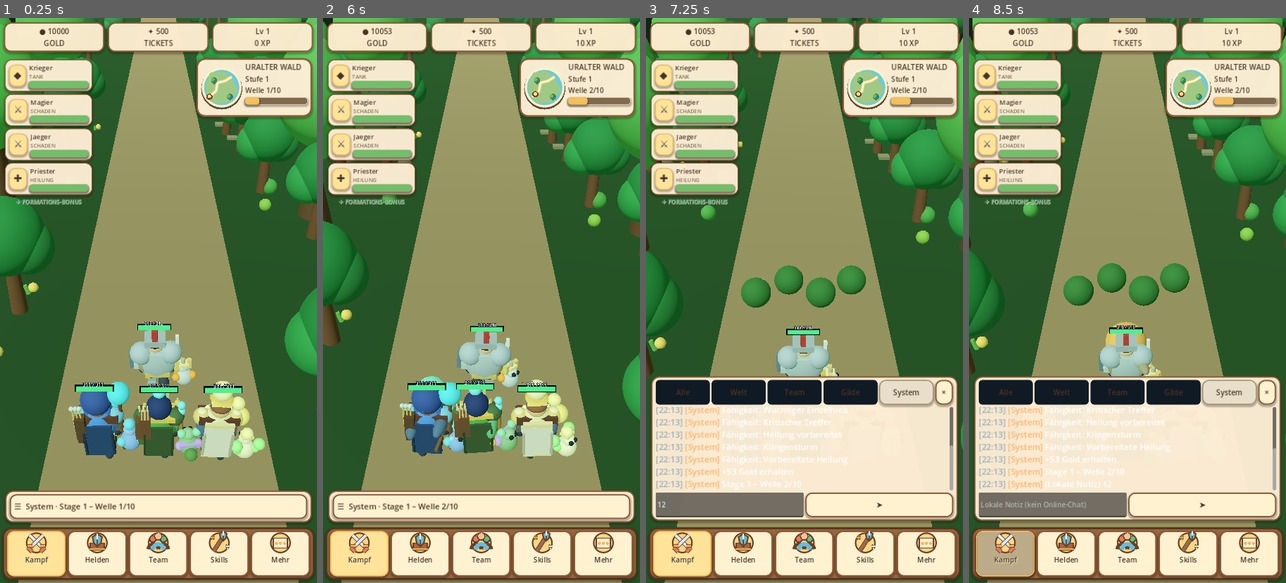
Above: before the commit, frames 1-4 (left to right).
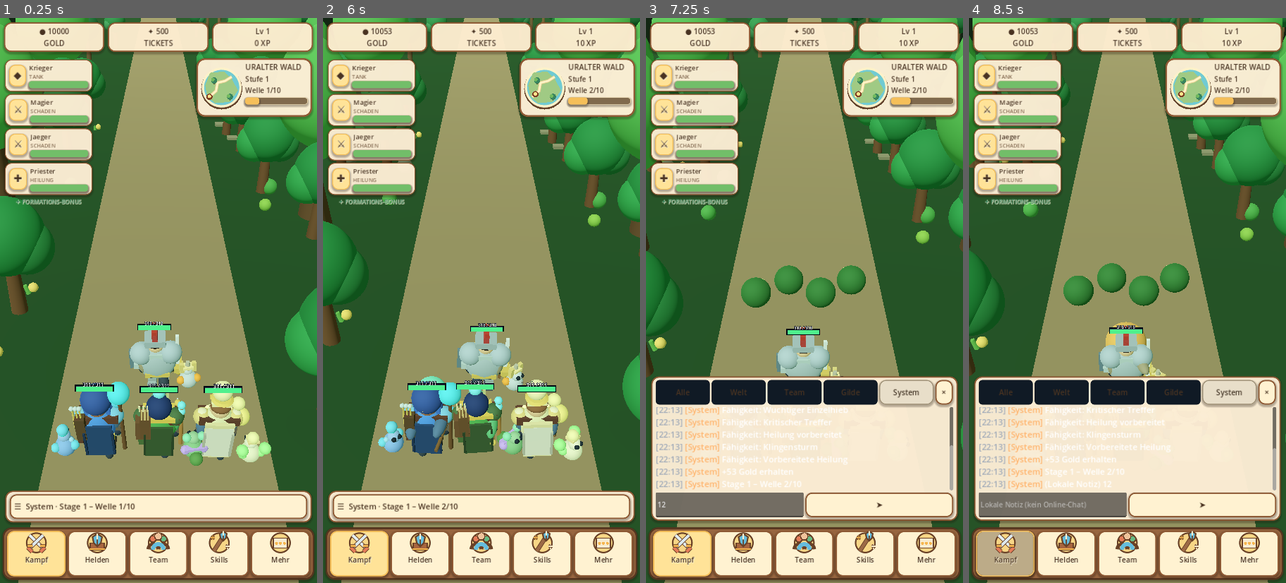
Above: after the commit, the same moments.

Repository: xynewageyx/TitanLegend
Game: Godot game, scene res://scenes/main.tscn
Two runs of this game, one before a commit and one after it. Both use one fixed random seed, a clock stepped at 60 frames per second and the inputs below.
Inputs (mouse positions are in pixels of both pictures, inside the frame that each line leads up to):
- Up to frame 1 (0.25 s): no input
- Up to frame 2 (6 s): click "☰ System · Stage 1 – Welle 1/…" at 0.5 s; click (405, 503) at 1.27 s; type "12" at 1.35 s; click "Welt" at 2 s; click "Alle" at 2.75 s; click "Team" at 3.5 s; click "Gilde" at 4.25 s; click "System" at 5 s; click "×" at 5.75 s
- Up to frame 3 (7.25 s): click "☰ System · Stage 1 – Welle 2/…" at 6.5 s
- Up to frame 4 (8.5 s): click "➤" at 7.25 s; click (1003, 554) at 8 s

The runs differ from the first frame. In frame 1, 1.6% of the frame differs, in the area x 16-86%, y 60-80%; in frame 2, 1.4%; in frame 3, less than 0.1%; in frame 4, less than 0.1%.

Commit message:
Visual: place passive pets outward to reduce portrait formation overlap

Diff:
--- a/scripts/team_formation.gd
+++ b/scripts/team_formation.gd
@@ -436,7 +436,10 @@
   _create_hero_health_bar(hero)
   var pet := Node3D.new()
   pet.name = "PassivePet"
-  pet.position = Vector3(0.9, 0.0, 0.2)
+  # Place passive pets on the outer side of each row to avoid crowding.
+  var anchor_x: float = _formation_position(i).x
+  var pet_side: float = -1.0 if anchor_x < 0.0 else 1.0
+  pet.position = Vector3(pet_side * 1.05, 0.0, 0.35)
   hero.add_child(pet)
   _build_pet(pet, i, CLASS_COLORS[class_ids[i]])
   DesignDetails.pet(pet, i)
